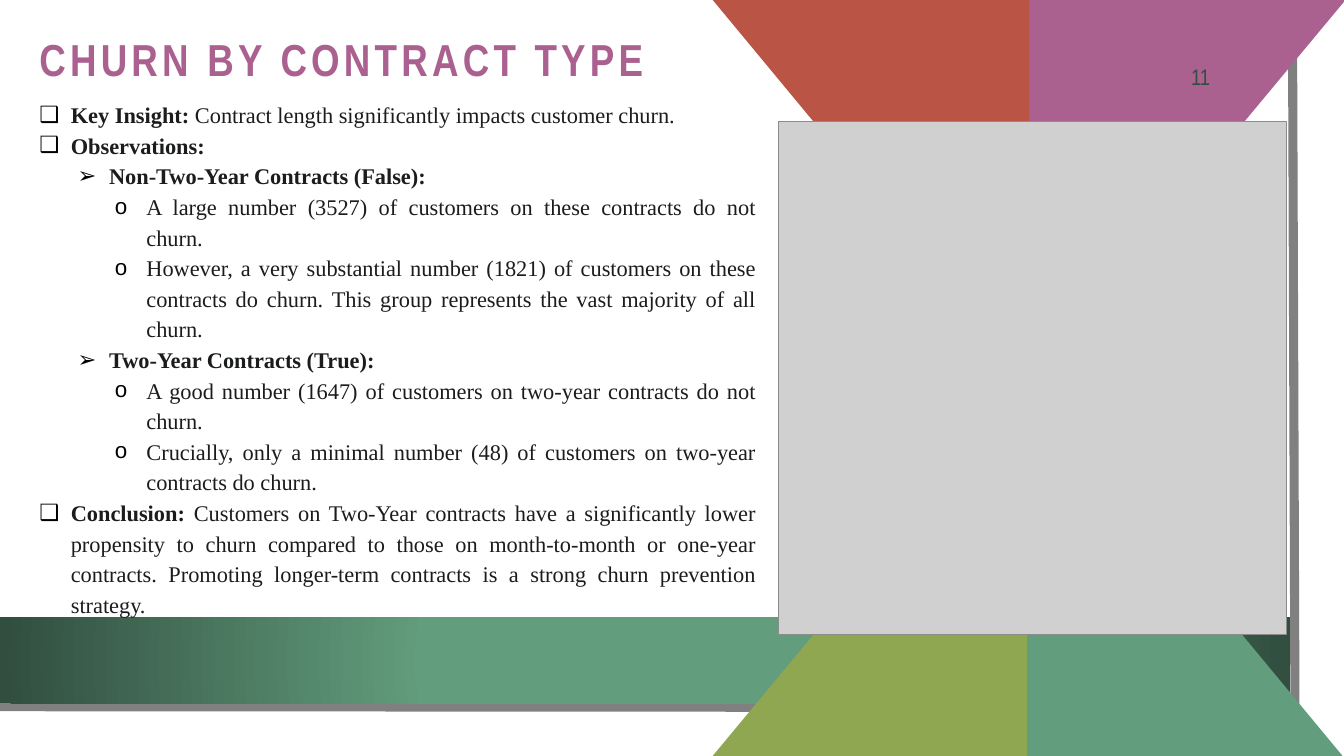
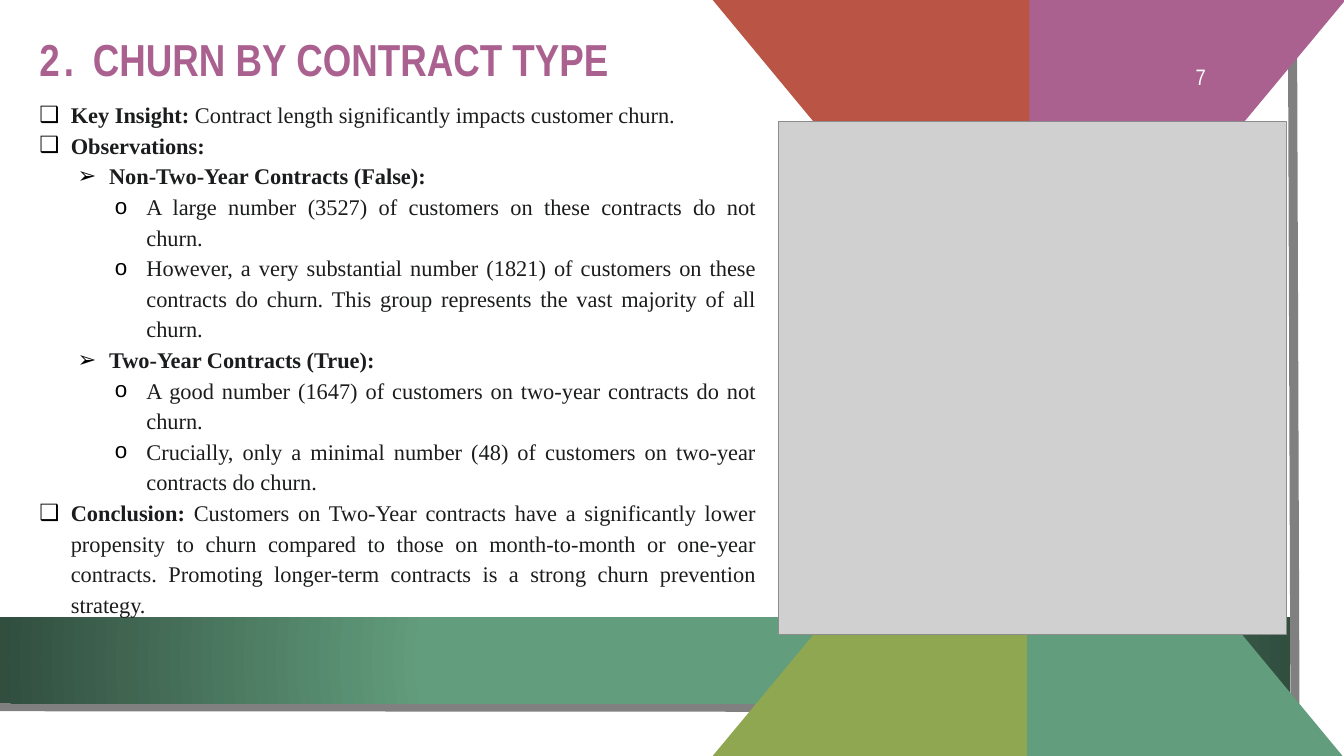
Before and after one commit to Paromita23/InLighn_Tech_Internship, a slide deck: slide 7 of Customer Churn Prediction/Solution/Customer Churn Prediction Analysis.pptx (slide 11 before the commit). Drawn at 1344x756 pixels with LibreOffice and Linux fonts; fonts in the diff are those of the drawing; grey boxes stand for pictures; background and template pictures are left out. Boxes give left, top, right and bottom in pixels: in the first picture for what was removed or moved away, otherwise in the second. Text is boxed around its words. In the diff, an @@ line names an element or a change of style, - is before the commit and + after.

```diff
--- a/Customer Churn Prediction/Solution/Customer Churn Prediction Analysis.pptx
+++ b/Customer Churn Prediction/Solution/Customer Churn Prediction Analysis.pptx
@@ title at (x1=39, y1=44, x2=608, y2=77): text changed @@
-CHURN BY CONTRACT TYPE
+2. CHURN BY CONTRACT TYPE
@@ page number at (x1=1196, y1=69, x2=1206, y2=85): text changed; text colour #314E3E to #FFFFFF @@
-11
+7
```
Also in this commit, not shown: 7 other slides changed, 2 slides added.
